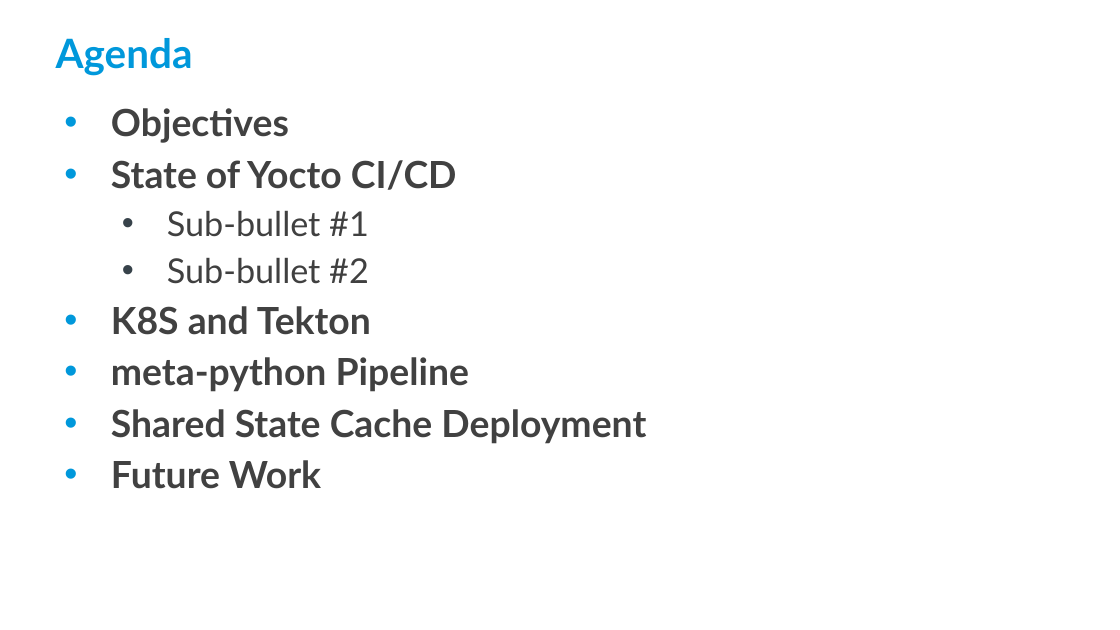
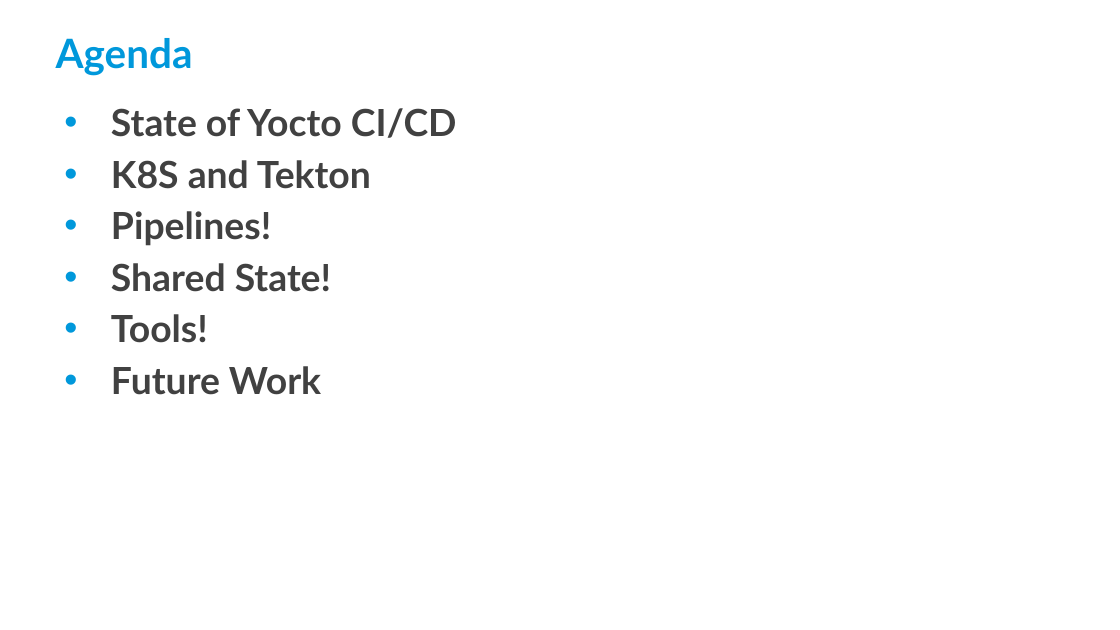
Before and after one commit to threexc/yocto-tekton, a slide deck: slide 3 of yddtalk/YP_DevDay_k8s_tekton.odp. Drawn at 1120x630 pixels with LibreOffice and Linux fonts; fonts in the diff are those of the drawing; background and template pictures are left out. Boxes give left, top, right and bottom in pixels: in the first picture for what was removed or moved away, otherwise in the second. Text is boxed around its words. In the diff, an @@ line names an element or a change of style, - is before the commit and + after.

```diff
--- a/yddtalk/YP_DevDay_k8s_tekton.odp
+++ b/yddtalk/YP_DevDay_k8s_tekton.odp
@@ text at bbox=[111, 108, 289, 143]: paragraph removed @@
-• Objectives
@@ text at bbox=[111, 108, 457, 138]: more space between paragraphs @@
@@ text at bbox=[111, 211, 331, 343]: text changed @@
-• meta-python Pipeline
-• Shared State Cache Deployment
+• Pipelines!
+• Shared State!
+• Tools!
@@ text at bbox=[167, 211, 369, 284]: paragraphs removed @@
-  • Sub-bullet #1
-  • Sub-bullet #2
```
Also in this commit, not shown: 2 other slides changed, 12 slides added, 1 slide removed.
